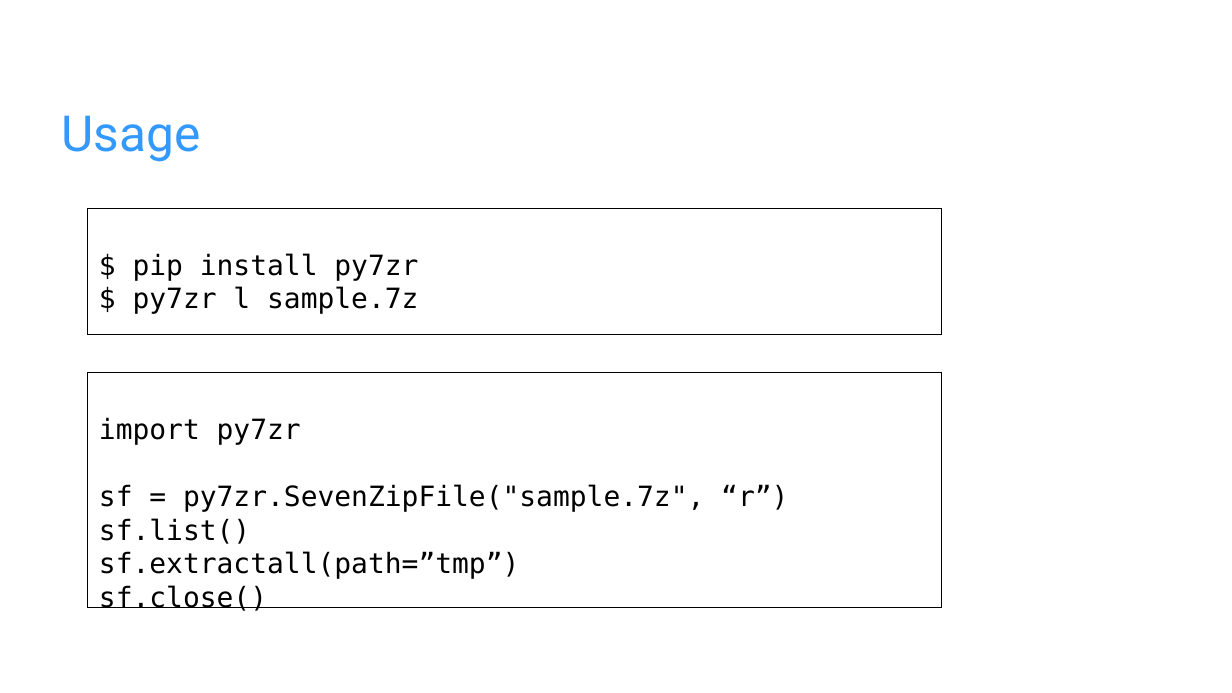
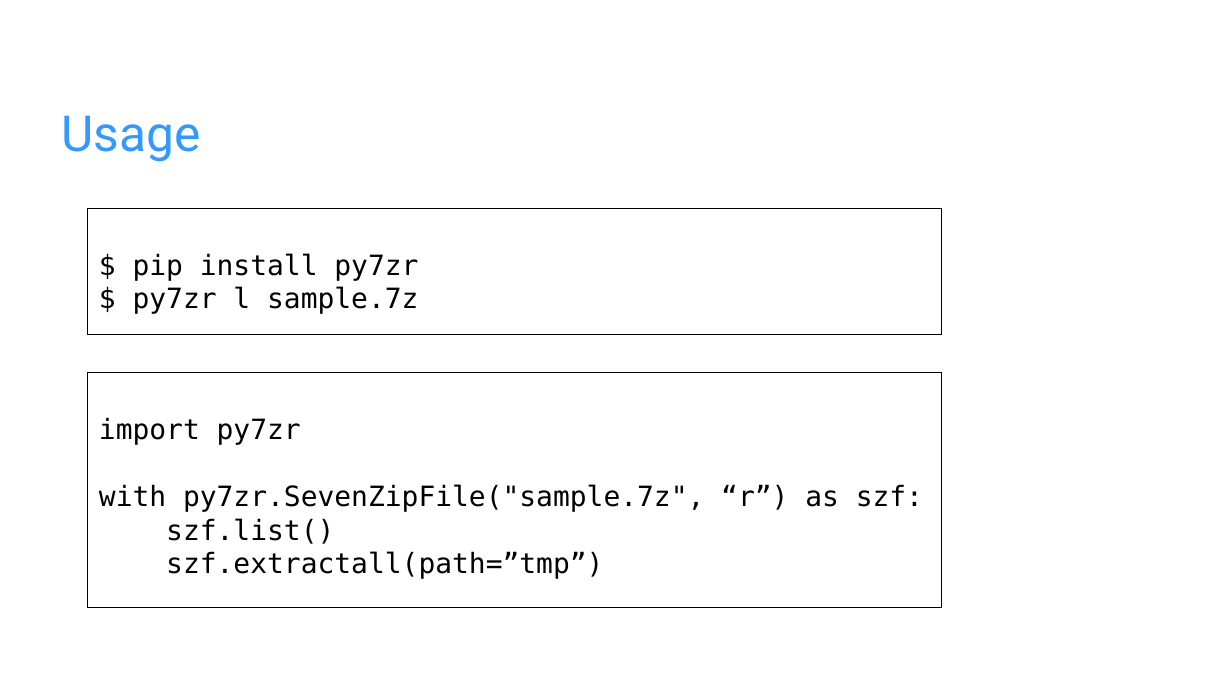
Before and after one commit to miurahr/py7zr, a slide deck: slide 3 of docs/presentations/Introduction_of_py7zr.odp (slide 5 before the commit). Drawn at 1232x693 pixels with LibreOffice and Linux fonts; fonts in the diff are those of the drawing; background and template pictures are left out. Boxes give left, top, right and bottom in pixels: in the first picture for what was removed or moved away, otherwise in the second. Text is boxed around its words. In the diff, an @@ line names an element or a change of style, - is before the commit and + after.

```diff
--- a/docs/presentations/Introduction_of_py7zr.odp
+++ b/docs/presentations/Introduction_of_py7zr.odp
@@ text in rectangle at box(99, 484, 923, 579): text changed @@
-sf = py7zr.SevenZipFile("sample.7z", “r”)
-sf.list()
-sf.extractall(path=”tmp”)
-sf.close()
+with py7zr.SevenZipFile("sample.7z", “r”) as szf:
+szf.list()
+szf.extractall(path=”tmp”)
```
Also in this commit, not shown: 5 other slides changed, 3 slides added, 5 slides removed, 1 other file.
